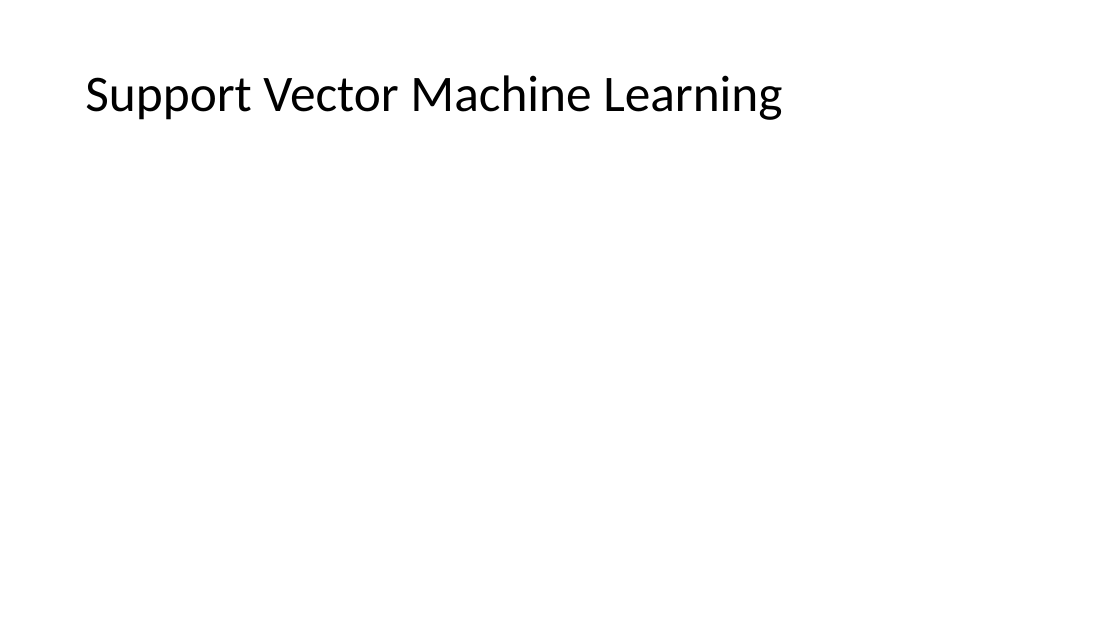
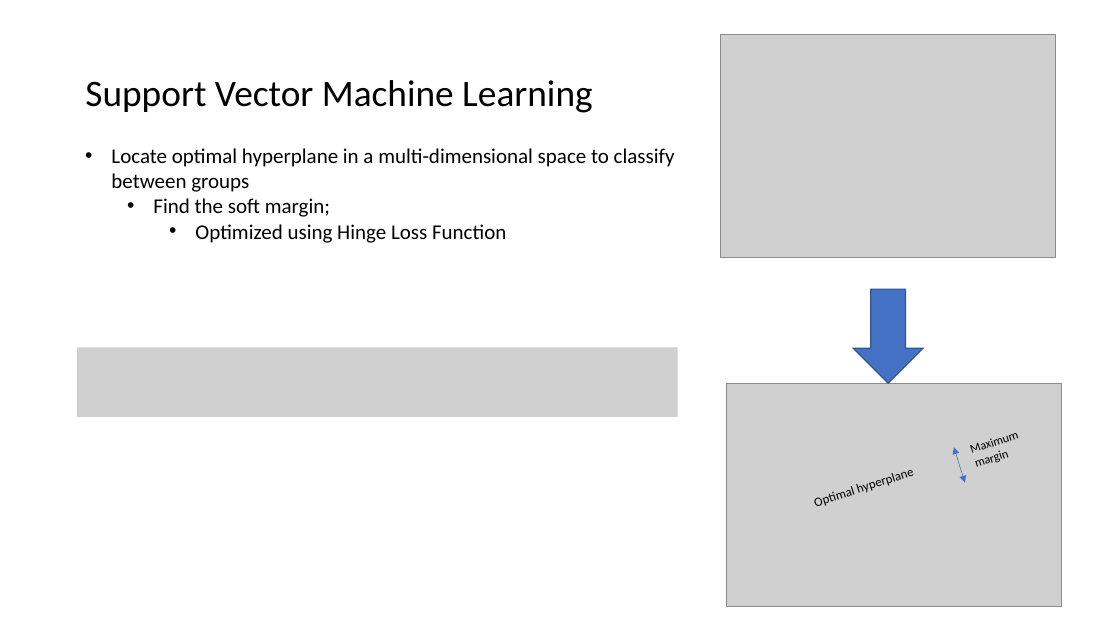
Before and after one commit to GrattonLab/MSC_Alexis, a slide deck: slide 4 of analysis/output/mL/presentation/updated_mL.pptx (slide 5 before the commit). Drawn at 1120x630 pixels with LibreOffice and Linux fonts; fonts in the diff are those of the drawing; grey boxes stand for pictures. Boxes give left, top, right and bottom in pixels: in the first picture for what was removed or moved away, otherwise in the second. Text is boxed around its words. In the diff, an @@ line names an element or a change of style, - is before the commit and + after.

```diff
--- a/analysis/output/mL/presentation/updated_mL.pptx
+++ b/analysis/output/mL/presentation/updated_mL.pptx
@@ title "Support Vector Machine Learning" at (x1=85, y1=80, x2=592, y2=113): size 44 to 32 pt @@
@@ picture added at (x1=721, y1=34, x2=1056, y2=258) @@
@@ text added at (x1=111, y1=148, x2=675, y2=243), 18 pt, text #000000 @@
+• Locate optimal hyperplane in a multi-dimensional space to classify between groups
+  • Find the soft margin;
+    • Optimized using Hinge Loss Function
@@ down arrow added at (x1=854, y1=289, x2=923, y2=383), fill #4472C4, outline #325491 1 pt @@
@@ picture added at (x1=77, y1=348, x2=678, y2=418) @@
@@ picture added at (x1=727, y1=383, x2=1062, y2=607) @@
@@ text added at (x1=959, y1=417, x2=1043, y2=477), 10.5 pt, text #000000 @@
+Maximum margin
@@ text added at (x1=803, y1=447, x2=955, y2=517), 11 pt, text #000000 @@
+Optimal hyperplane
@@ double arrow added from (954, 447) to (965, 483), #4472C4 0.5 pt @@
```
Also in this commit, not shown: 2 other slides changed, 1 slide added, 2 slides removed, 8 other files.
